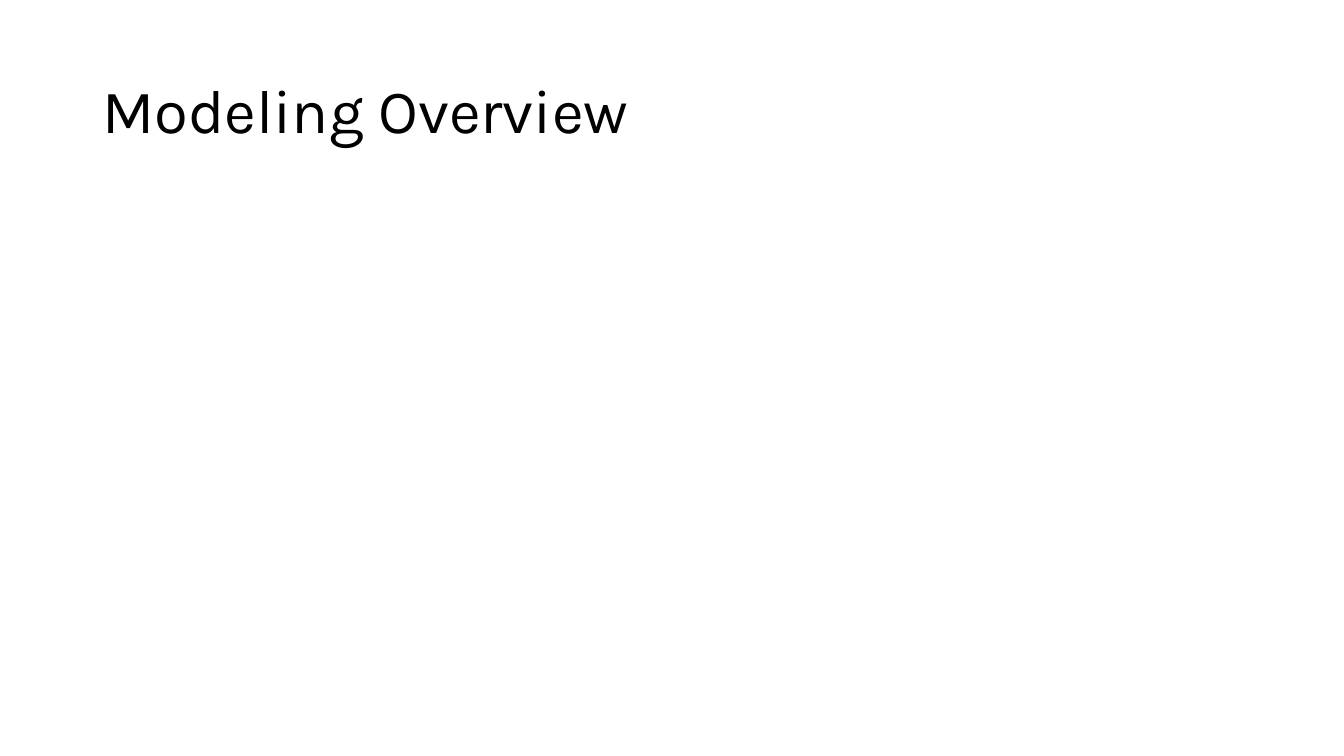
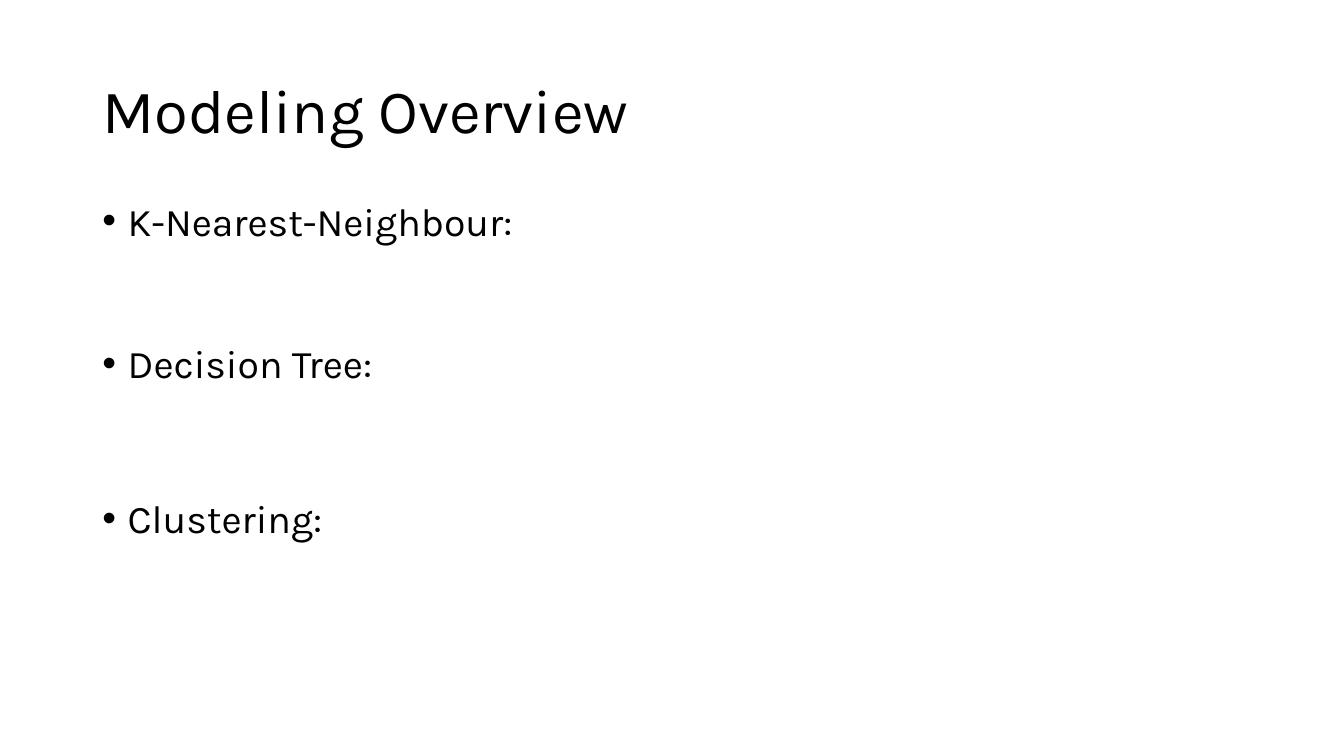
Before and after one commit to mimiep/DSML-LifeExp, a slide deck: slide 11 of FinalPresentation_LE.pptx. Drawn at 1344x756 pixels with LibreOffice and Linux fonts; fonts in the diff are those of the drawing. Boxes give left, top, right and bottom in pixels: in the first picture for what was removed or moved away, otherwise in the second. Text is boxed around its words. In the diff, an @@ line names an element or a change of style, - is before the commit and + after.

Commit message:
Added kNN to presentation

```diff
--- a/FinalPresentation_LE.pptx
+++ b/FinalPresentation_LE.pptx
@@ text added at [128,209,513,543], 28 pt, text #000000 @@
+• K-Nearest-Neighbour:
+• Decision Tree:
+• Clustering:
```
Also in this commit, not shown: 2 other slides changed, 7 slides added, 1 other file.
